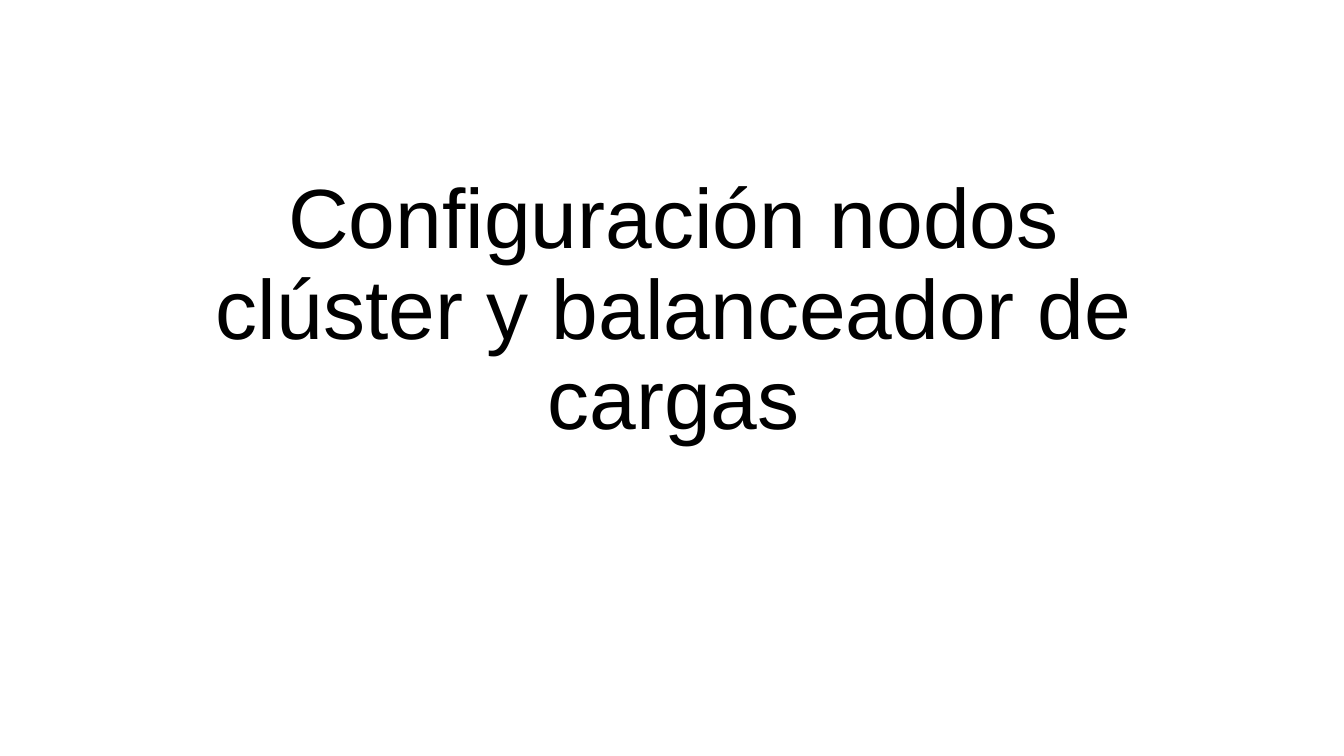
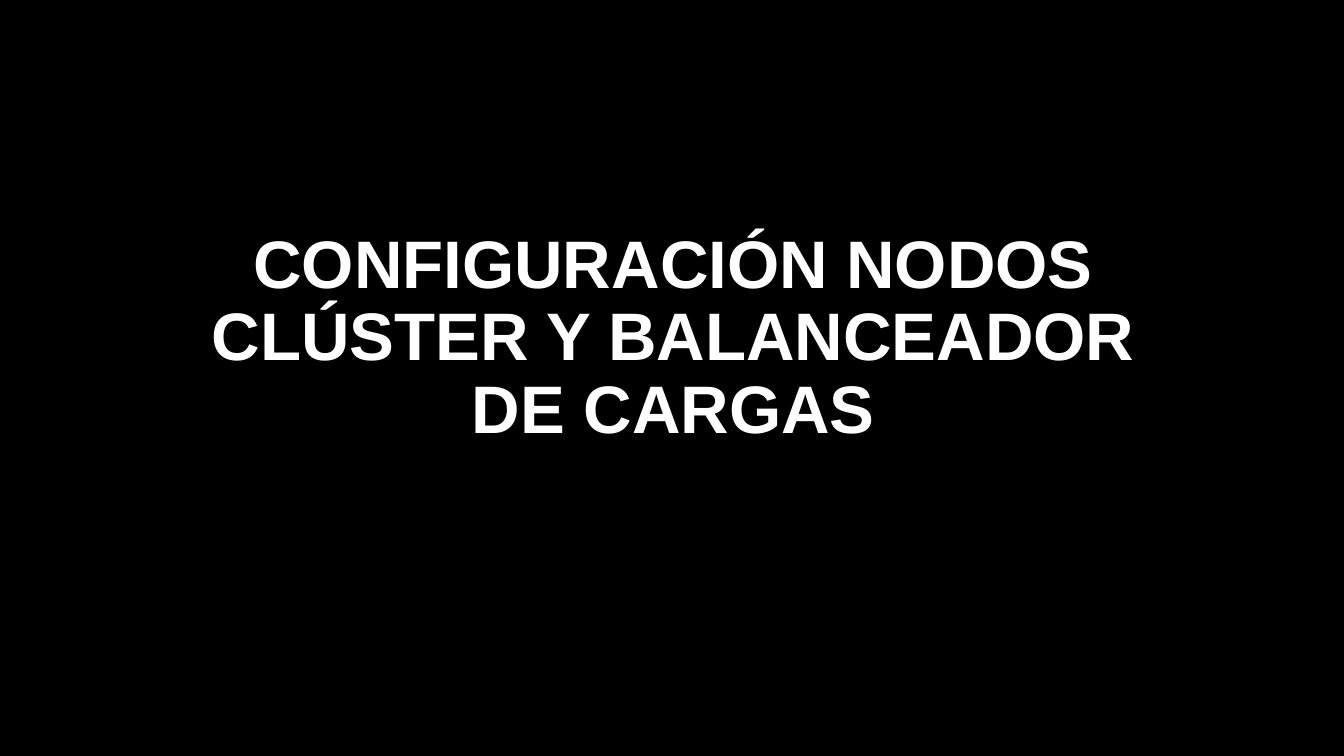
Before and after one commit to hannerfirst/optimus-prime, a slide deck: slide 1 of paralelos-project-java/docs/Configuración nodos clúster y balanceador de cargas.pptx. Drawn at 1344x756 pixels with LibreOffice and Linux fonts; fonts in the diff are those of the drawing; background and template pictures are left out. Boxes give left, top, right and bottom in pixels: in the first picture for what was removed or moved away, otherwise in the second. Text is boxed around its words. In the diff, an @@ line names an element or a change of style, - is before the commit and + after.

Commit message:
Add files via upload
Configuración nodos clúster y balanceador de cargas v2

```diff
--- a/paralelos-project-java/docs/Configuración nodos clúster y balanceador de cargas.pptx
+++ b/paralelos-project-java/docs/Configuración nodos clúster y balanceador de cargas.pptx
@@ background #FFFFFF to picture (left out) @@
@@ title at box(212, 235, 1134, 434): text changed; size 60 to 48 pt; text colour #000000 to #FFFFFF; bold on @@
-Configuración nodos clúster y balanceador de cargas
+CONFIGURACIÓN NODOS CLÚSTER Y BALANCEADOR DE CARGAS
```
Also in this commit, not shown: 10 other slides changed.
